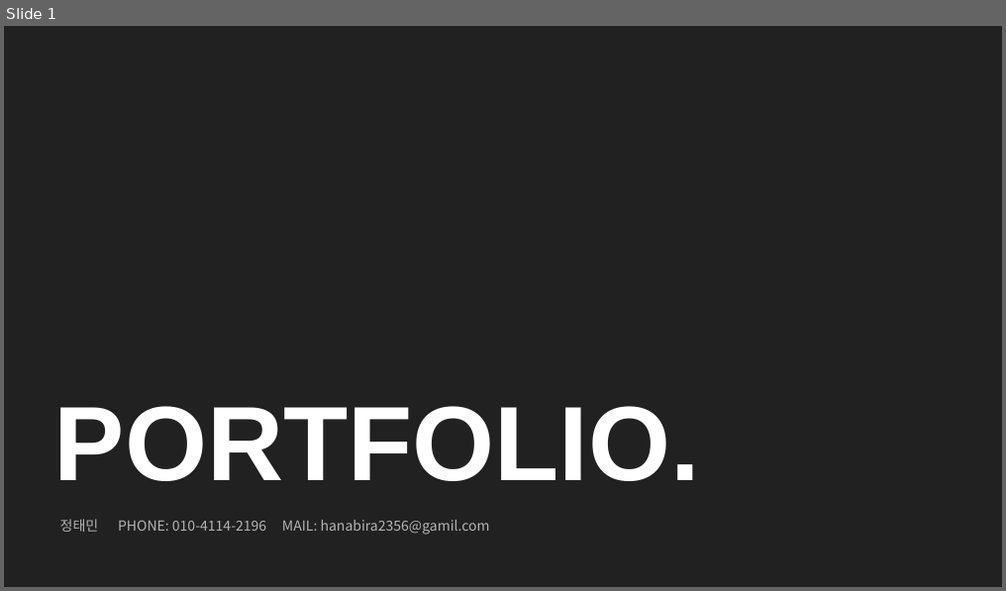
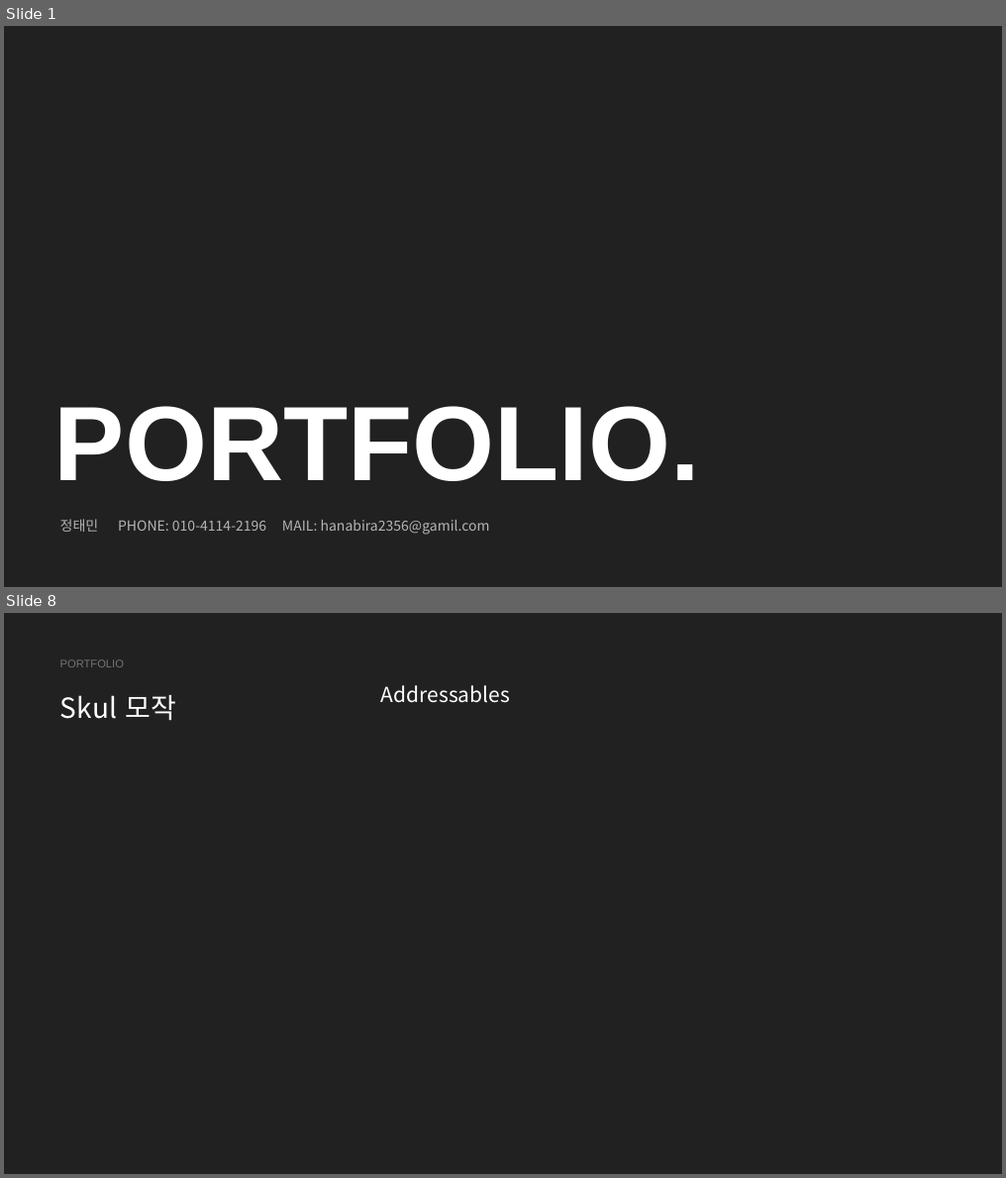
Before and after one commit to hanabi2356/Skul, a slide deck: 포트폴리오.pptx. Shown one above the other, each under a label of ours: slide 1 before the commit, slides 1 and 8 after it; the slides between them are not shown. The pictures are 1006x591 and 1006x1178 pixels, drawn with LibreOffice and Linux fonts; fonts in the diff are those of the drawing. Boxes give left, top, right and bottom in pixels: in the first picture for what was removed or moved away, otherwise in the second. Text is boxed around its words. In the diff, an @@ line names an element or a change of style, - is before the commit and + after.

```diff
--- a/포트폴리오.pptx
+++ b/포트폴리오.pptx
@@ slide 8 added at (4, 613, 1002, 1174), background #212121 @@
@@ text added at (60, 660, 124, 667), 16 pt, text #737373 @@
+PORTFOLIO
@@ text added at (60, 695, 176, 720), 40 pt, text #FFFFFF @@
+Skul 모작
@@ text added at (381, 685, 510, 703), 30 pt, text #FFFFFF @@
+Addressables
```
Also in this commit, not shown: 2 slides changed, 7 other slides added, 1 slide removed.
